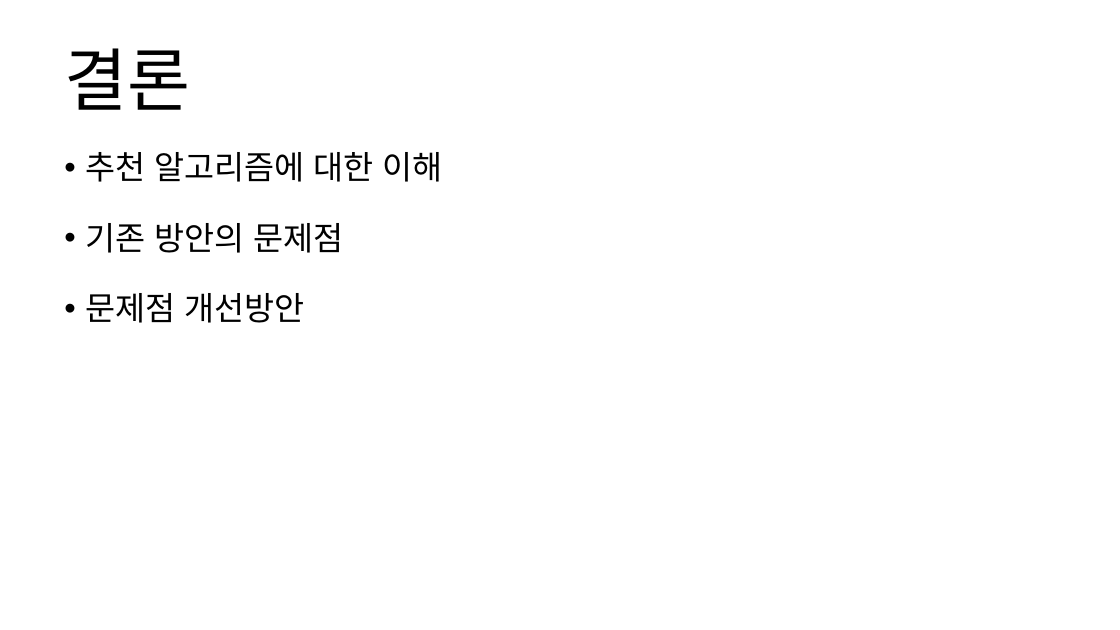
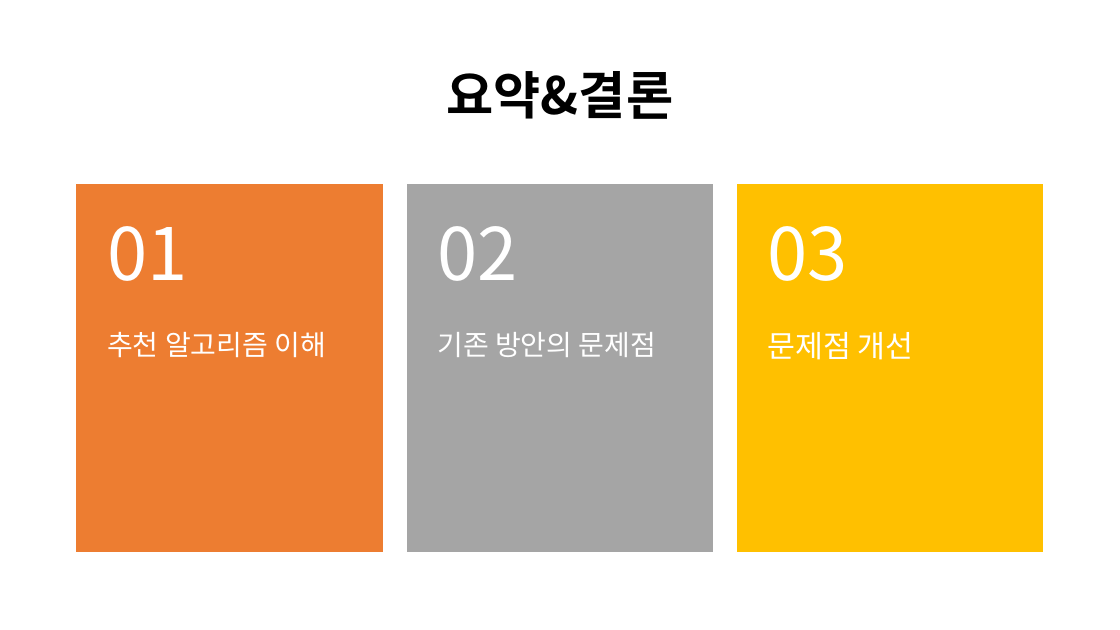
Before and after one commit to CheonSeounghyun/Movie-Analysis-System, a slide deck: slide 17 of document/2019_OSSP_Final_announcement.pptx (slide 13 before the commit). Drawn at 1120x630 pixels with LibreOffice and Linux fonts; fonts in the diff are those of the drawing. Boxes give left, top, right and bottom in pixels: in the first picture for what was removed or moved away, otherwise in the second. Text is boxed around its words. In the diff, an @@ line names an element or a change of style, - is before the commit and + after.

```diff
--- a/document/2019_OSSP_Final_announcement.pptx
+++ b/document/2019_OSSP_Final_announcement.pptx
@@ title at bbox=[446, 71, 673, 119]: text changed; size 58.6 to 44 pt; bold on @@
-결론
+요약&결론
@@ text removed at bbox=[85, 152, 443, 323] @@
-• 추천 알고리즘에 대한 이해
-• 기존 방안의 문제점
-• 문제점 개선방안
@@ group added at bbox=[77, 184, 1044, 551]: 6 texts, 3 rectangles @@
+추천 알고리즘 이해
+01
+기존 방안의 문제점
+02
+문제점 개선
+03
```
Also in this commit, not shown: 9 other slides changed, 8 slides added, 4 slides removed, 56 other files.
